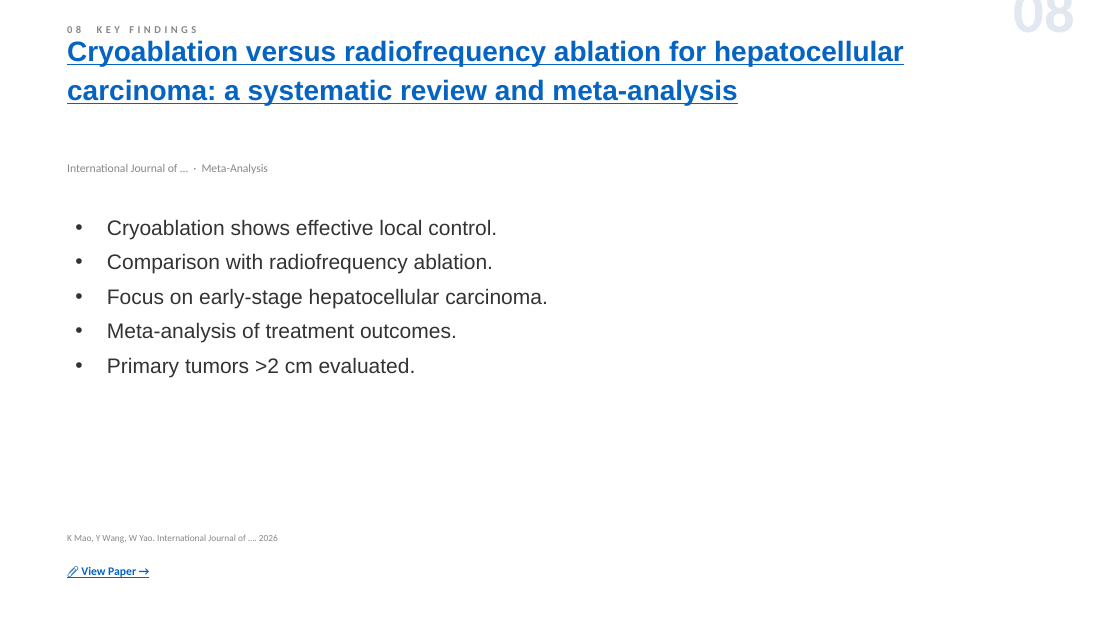
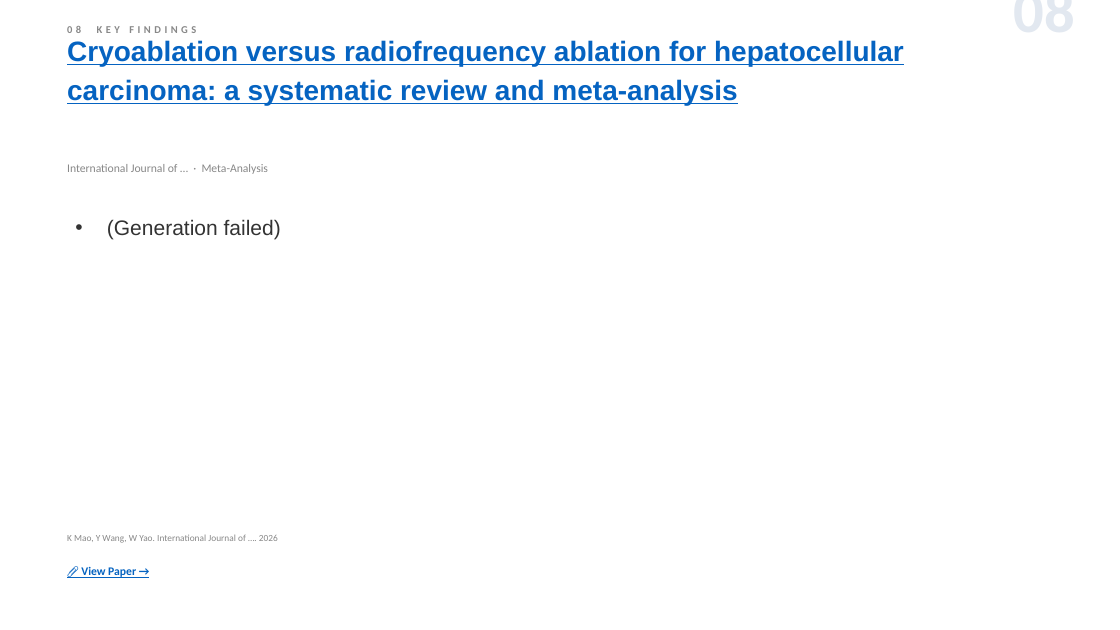
Before and after one commit to jejenhu-maker/hcc-weekly-digest, a slide deck: slide 10 of docs/digest-en.pptx. Drawn at 1120x630 pixels with LibreOffice and Linux fonts; fonts in the diff are those of the drawing. Boxes give left, top, right and bottom in pixels: in the first picture for what was removed or moved away, otherwise in the second. Text is boxed around its words. In the diff, an @@ line names an element or a change of style, - is before the commit and + after.

```diff
--- a/docs/digest-en.pptx
+++ b/docs/digest-en.pptx
@@ text at (107, 219, 281, 239): text changed @@
-• Cryoablation shows effective local control.
-• Comparison with radiofrequency ablation.
-• Focus on early-stage hepatocellular carcinoma.
-• Meta-analysis of treatment outcomes.
-• Primary tumors >2 cm evaluated.
+• (Generation failed)
```
Also in this commit, not shown: 12 other slides changed, 1 slide added, 1 slide removed, 2 other files.
